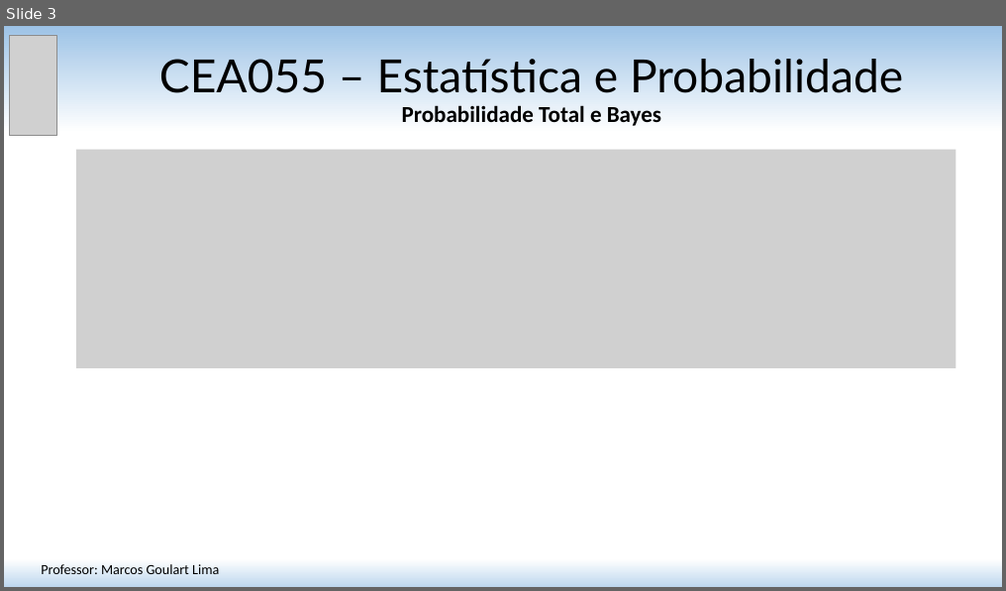
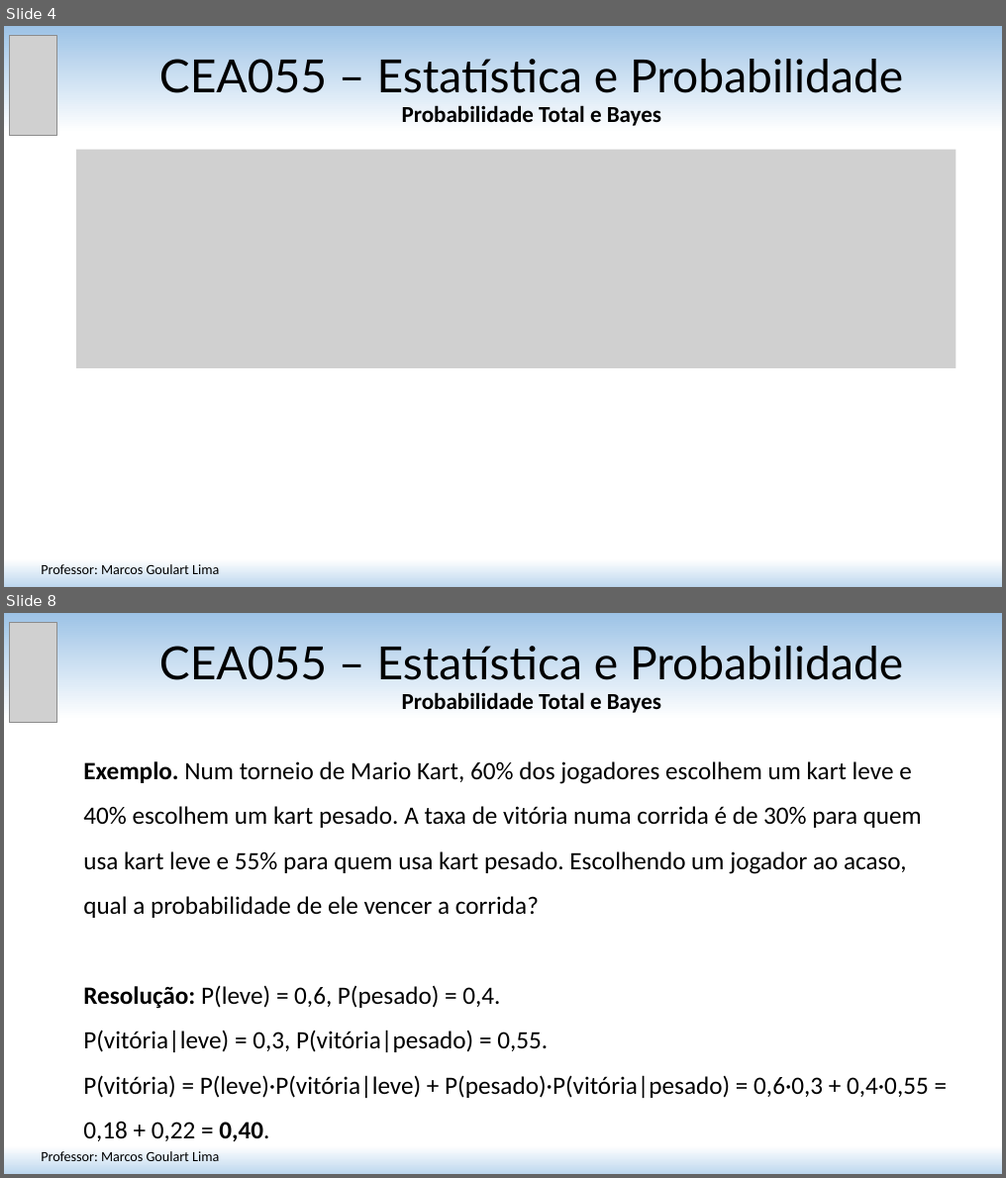
Before and after one commit to matmarcos/minhas-aulas, a slide deck: content/2026-2/cea055-estatistica-probabilidade/06-probabilidade-total-bayes/Aula_06_Probabilidade_Total_Bayes.pptx. Shown one above the other, each under a label of ours: slide 3 before the commit, slides 4 and 8 after it; the slides between them are not shown. The pictures are 1006x591 and 1006x1178 pixels, drawn with LibreOffice and Linux fonts; fonts in the diff are those of the drawing; grey boxes stand for pictures. Boxes give left, top, right and bottom in pixels: in the first picture for what was removed or moved away, otherwise in the second. Text is boxed around its words. In the diff, an @@ line names an element or a change of style, - is before the commit and + after.

```diff
--- a/content/2026-2/cea055-estatistica-probabilidade/06-probabilidade-total-bayes/Aula_06_Probabilidade_Total_Bayes.pptx
+++ b/content/2026-2/cea055-estatistica-probabilidade/06-probabilidade-total-bayes/Aula_06_Probabilidade_Total_Bayes.pptx
@@ slide 8 added at <box>4,613,1002,1174</box>, background gradient #9DC3E6 to #FFFFFF to #BDD7EE @@
@@ picture added at <box>9,622,57,722</box> @@
@@ title added at <box>159,646,903,713</box>, 44 pt, text #000000 @@
+CEA055 – Estatística e Probabilidade
+Probabilidade Total e Bayes
@@ text added at <box>83,761,929,1143</box>, 24 pt, text #000000 @@
+Exemplo. Num torneio de Mario Kart, 60% dos jogadores escolhem um kart leve e 40% escolhem um kart pesado. A taxa de vitória numa corrida é de 30% para quem usa kart leve e 55% para quem usa kart pesado. Escolhendo um jogador ao acaso, qual a probabilidade de ele vencer a corrida?
+Resolução: P(leve) = 0,6, P(pesado) = 0,4.
+P(vitória|leve) = 0,3, P(vitória|pesado) = 0,55.
+P(vitória) = P(leve)·P(vitória|leve) + P(pesado)·P(vitória|pesado) = 0,6·0,3 + 0,4·0,55 = 0,18 + 0,22 = 0,40.
@@ text added at <box>41,1152,219,1161</box>, 13.5 pt, text #000000 @@
+Professor: Marcos Goulart Lima
@@ what was slide 3 is now slide 4 @@
```
Also in this commit, not shown: 10 slides changed, 9 other slides added, 3 other files.
